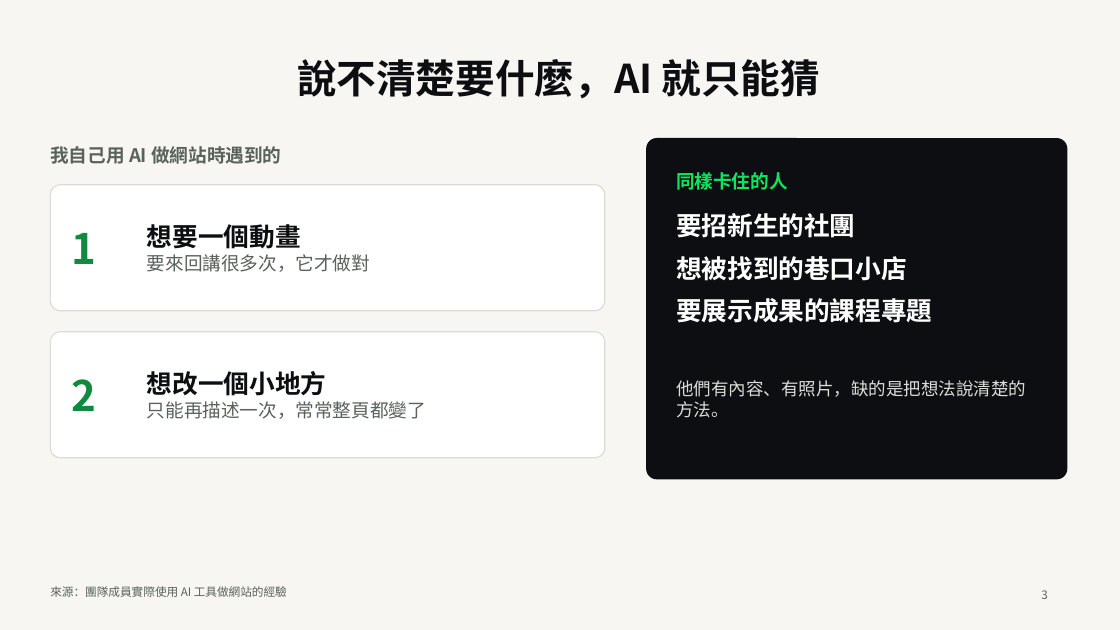
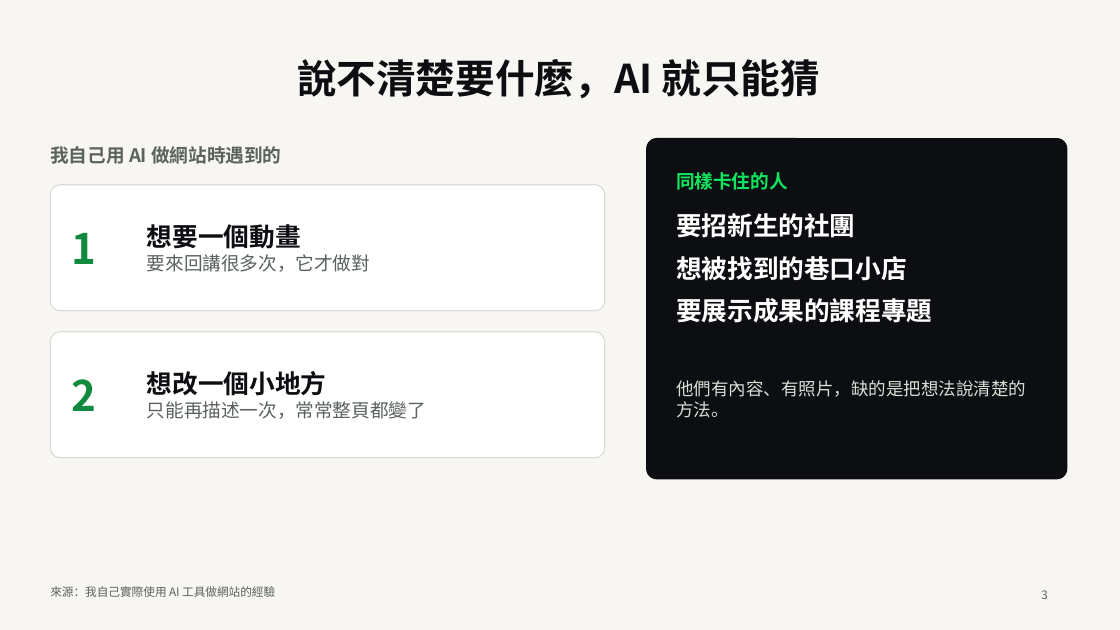
Before and after one commit to ChewyChloe/Sketch2Site, a slide deck: slide 3 of docs/demo-day/Sketch2Site-DemoDay-v1.pptx. Drawn at 1120x630 pixels with LibreOffice and Linux fonts; fonts in the diff are those of the drawing. Boxes give left, top, right and bottom in pixels: in the first picture for what was removed or moved away, otherwise in the second. Text is boxed around its words. In the diff, an @@ line names an element or a change of style, - is before the commit and + after.

```diff
--- a/docs/demo-day/Sketch2Site-DemoDay-v1.pptx
+++ b/docs/demo-day/Sketch2Site-DemoDay-v1.pptx
@@ text at (x1=50, y1=586, x2=275, y2=597): text changed @@
-來源：團隊成員實際使用 AI 工具做網站的經驗
+來源：我自己實際使用 AI 工具做網站的經驗
```
Also in this commit, not shown: 1 other slide changed, 2 other files.
